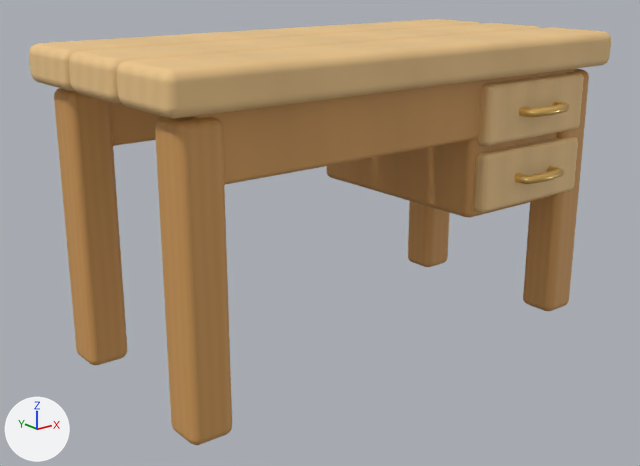
Renders of the glTF model Web/public/art/items/DESK.glb from each side of a commit.
The view is the same before and after, from a 50 mm camera at (-1.433, -1.708, 0.971) aimed at (-0.068, -0.001, 0.288). The axes (+X, +Y, +Z) are drawn at lower left. The lights are the same throughout. The older version comes first. Vertices at exactly the same position are counted once.

Objects in the first picture: 'DESK'.
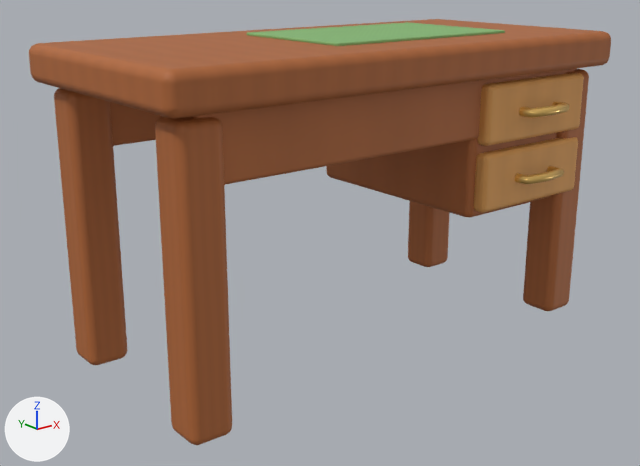
What differs and where, as boxes (x1, y1, x2, y2) in the pictures (640 x 466 px):
'DESK', surface changed, reshaped (darker): (29, 19, 611, 445) in both
part 1 of me_desk, added (green): after (247, 22, 505, 46)
part 2 of me_desk, deleted (beige): before (69, 23, 539, 103)
part 3 of me_desk, built on: (30, 20, 596, 112) in both
part 4 of me_desk, recoloured (darker): (29, 19, 611, 119) in both

The change, as a list of edits to the scene's bpy script:
```text
Add img_fabric_subtle_pattern:
    img_fabric_subtle_pattern = load_image('fabric_subtle_pattern', '_unpacked/fabric_subtle_pattern', 256, 256, 'sRGB')
Change mat_wood_light_classic:
    where n2 = _N.new('ShaderNodeMix'); n2.name = 'Mix'
    n2.inputs[7].default_value: (0.9, 0.6, 0.27, 1.0) -> (0.79, 0.376, 0.102, 1.0)  # 'B', beige #f3cb8e -> 'B', orange #e6a55a
Change mat_wood_classic:
    where n2 = _N.new('ShaderNodeMix'); n2.name = 'Mix'
    n2.inputs[7].default_value: (0.66, 0.34, 0.105, 1.0) -> (0.456, 0.141, 0.038, 1.0)  # 'B', orange #d49e5b -> 'B', orange #b46937
Add mat_green_classic:
    mat_green_classic = bpy.data.materials.new('green_Classic')
    # colours: green #8bc079
    # uses the picture img_fabric_subtle_pattern
Change me_desk:
    used by ob_desk; parent = ob_wreckabulary_exportroot; location = (0.0, 0.0, 0.0); rotation_euler = (0.0, 0.0, -3.142), in degrees (0, 0, -180)
    remove me_desk.from_pydata(...)  # 2700 vertices, 5344 faces; spans x -0.67..0.67, y -0.352..0.326, z 0.0..0.78
    add me_desk.from_pydata(...)  # 2320 vertices, 4588 faces; spans x -0.67..0.67, y -0.352..0.326, z 0.0..0.787
    me_desk part 1: a new loose piece of 56 vertices spanning x -0.16..0.4, y -0.18..0.18, z 0.779..0.787, in mat_green_classic
    me_desk part 2: the loose piece of 218 vertices spanning x -0.67..0.67, y -0.105..0.105, z 0.69..0.78 is deleted
    me_desk part 3
    218 vertices are removed from x -0.67..0.67, y -0.22..0.22, z 0.69..0.78
    480 faces are deleted
    48 new faces join them, mat_wood_classic
    me_desk part 4: 384 faces spanning x -0.67..0.67, y -0.326..0.326, z 0.69..0.78 switch from mat_wood_light_classic to mat_wood_classic
    add me_desk.materials.append(mat_green_classic)
```
